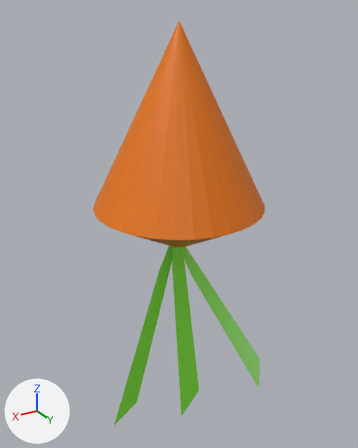
Before and after pictures for a commit that changed the FBX model 3D Crop Demo Game/Assets/Blender modles/CarrotCrop.fbx.
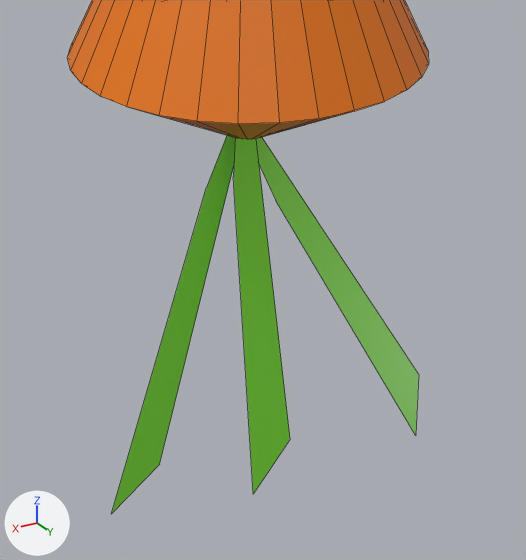
Each version is shown whole from a 50 mm camera at (2.81, 4.69, 1.09) aimed at (-0.07, -0.12, -1.31), then close up on the part from 17% to 87% of the width and 40% to 100% of the height. The axes (+X, +Y, +Z) are drawn at lower left. The lights are the same throughout. The close-ups show mesh edges as thin lines. Where no turn or scale is listed for an object, it has been applied to the vertices. Vertices at the same position are counted once.

Before the edit, the objects in view are built like this:
```python
me_cone = bpy.data.meshes.new('Cone')
me_cone.from_pydata(...)  # 72 vertices, 65 faces; spans x -1.0..1.0, y -1.0..1.0, z -1.5..1.0
me_cone.materials.append(mat_material_001)  # orange #e77600
me_plane = bpy.data.meshes.new('Plane')
me_plane.from_pydata(...)  # 4 vertices, 1 face; spans x -0.15..0.15, y -0.22..0.11, z -1.07..2.11
me_plane.materials.append(mat_material)  # green #82e73a
# before: 0 (-0.15, 0.08, -0.78) at pixel (290, 439), 1 (0.15, 0.11, -1.07) at pixel (253, 494), 2 (0.03, -0.22, 2.11), 3 (0.15, -0.12, 1.13) at pixel (233, 176)
me_plane_001 = bpy.data.meshes.new('Plane.001')
me_plane_001.from_pydata(...)  # 4 vertices, 1 face; spans x -0.67..0.5, y -0.03..0.04, z -0.97..2.01
me_plane_001.materials.append(mat_material)  # green #82e73a
# before: 0 (0.12, -0.01, -0.79) at pixel (159, 464), 1 (0.5, 0.04, -0.97) at pixel (111, 514), 2 (-0.67, -0.03, 2.01), 3 (-0.24, 0.01, 1.12) at pixel (206, 187)
me_plane_002 = bpy.data.meshes.new('Plane.002')
me_plane_002.from_pydata(...)  # 4 vertices, 1 face; spans x -0.47..0.94, y -0.32..0.23, z -1.01..1.87
me_plane_002.materials.append(mat_material)  # green #82e73a
# before: 0 (-0.47, 0.06, -0.65) at pixel (418, 374), 1 (-0.34, 0.23, -1.01) at pixel (415, 435), 2 (0.94, -0.32, 1.87), 3 (0.62, -0.12, 0.96) at pixel (275, 200)
ob_cone = bpy.data.objects.new('Cone', me_cone)
ob_cone.location = (0.0, 0.0, 0.0)
ob_plane = bpy.data.objects.new('Plane', me_plane)
ob_plane.location = (-0.019, 0.168, -2.882)
ob_plane_001 = bpy.data.objects.new('Plane.001', me_plane_001)
ob_plane_001.location = (0.504, -0.039, -2.943)
ob_plane_002 = bpy.data.objects.new('Plane.002', me_plane_002)
ob_plane_002.location = (-0.786, 0.159, -2.96)
```
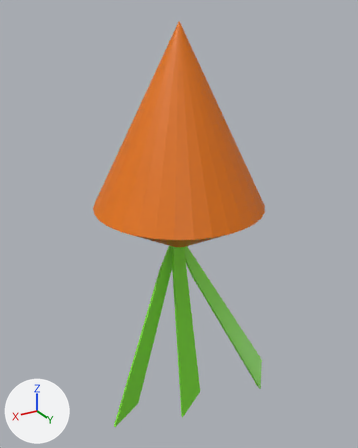
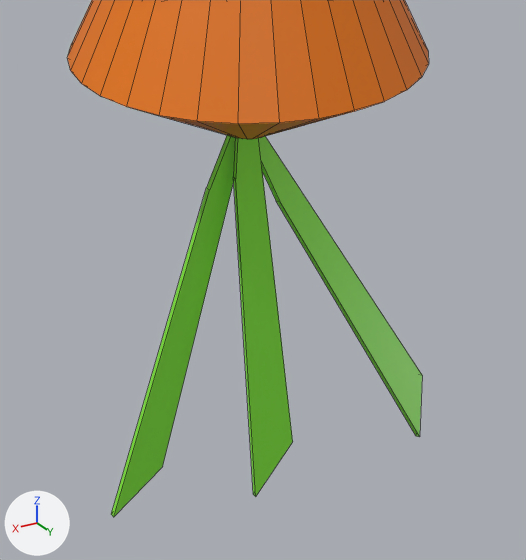
Boxes (x1, y1, x2, y2) around the edits, measured in the close-ups (526 x 560 px):
'Plane', reshaped: before (233, 137, 290, 494); after (233, 137, 293, 497)
'Plane.001', reshaped: before (111, 135, 235, 514); after (111, 135, 235, 517)
'Plane.002', reshaped: before (256, 137, 419, 435); after (259, 136, 422, 437)
part 1 of me_plane_002, added (green): after (259, 136, 422, 437)
part 2 of me_plane, added (green): after (233, 137, 293, 497)
part 3 of me_plane_001, added (green): after (111, 135, 235, 517)

Patch to the scene script:
```diff
--- a/3D Crop Demo Game/Assets/Blender modles/CarrotCrop.fbx.py
+++ b/3D Crop Demo Game/Assets/Blender modles/CarrotCrop.fbx.py
@@ me_plane_002 @@
 me_plane_002.from_pydata(...)  # 4 vertices, 1 face; spans x -0.47..0.94, y -0.32..0.23, z -1.01..1.87
 # used by ob_plane_002; location = (-0.786, 0.159, -2.96)
 # verts and faces of me_plane_002; kept vertices keep their numbers, new ones are numbered from 4
+# me_plane_002 part 1
+for new, old in zip([4, 5, 6], [0, 2, 3]): verts[new] = verts[old] + (-0.01, 0.03, 0.01)
+verts[7] = (-0.35, 0.25, -1.0)  # pixel (419, 436)
+faces += [(4, 5, 6, 7), (0, 2, 5, 4), (0, 4, 7, 1), (1, 7, 6, 3), (2, 3, 6, 5)]
 me_plane_002.materials.append(mat_material)
@@ me_plane @@
 me_plane.from_pydata(...)  # 4 vertices, 1 face; spans x -0.15..0.15, y -0.22..0.11, z -1.07..2.11
 # used by ob_plane; location = (-0.019, 0.168, -2.882)
 # verts and faces of me_plane; kept vertices keep their numbers, new ones are numbered from 4
+# me_plane part 2
+for new, old in zip([*range(4, 8)], [*range(0, 4)]): verts[new] = verts[old] + (0.0, 0.03, 0.0)
+faces += [(4, 6, 7, 5), (0, 2, 6, 4), (0, 4, 5, 1), (1, 5, 7, 3), (2, 3, 7, 6)]
 me_plane.materials.append(mat_material)
@@ me_plane_001 @@
 me_plane_001.from_pydata(...)  # 4 vertices, 1 face; spans x -0.67..0.5, y -0.03..0.04, z -0.97..2.01
 # used by ob_plane_001; location = (0.504, -0.039, -2.943)
 # verts and faces of me_plane_001; kept vertices keep their numbers, new ones are numbered from 4
+# me_plane_001 part 3
+verts[4] = (0.12, 0.01, -0.79)  # pixel (162, 466)
+verts[5] = (0.49, 0.07, -0.97)  # pixel (113, 517)
+verts[6] = (-0.68, 0.0, 2.01)
+verts[7] = (-0.24, 0.04, 1.12)  # pixel (209, 189)
+faces += [(4, 6, 7, 5), (0, 2, 6, 4), (0, 4, 5, 1), (1, 5, 7, 3), (2, 3, 7, 6)]
 me_plane_001.materials.append(mat_material)
```
